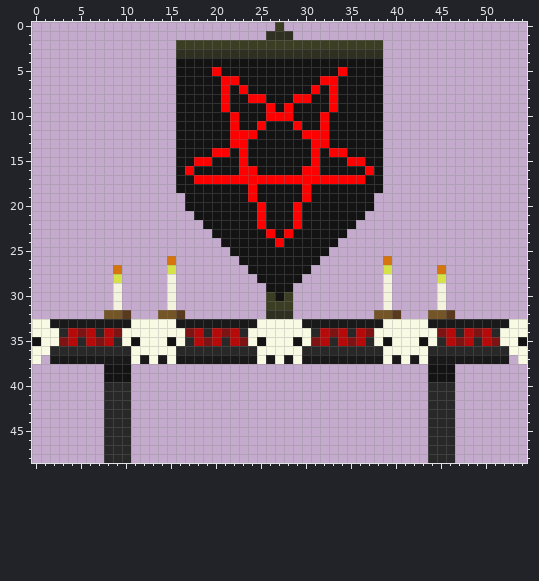
Pixel-art sprite, stored at fortgame/Assets/Art/demon_altar.png. Above, as it was before the edit.
The file is 55x49 pixels. Colours within 5 levels of each other are drawn and written as one.
The same view after the edit:
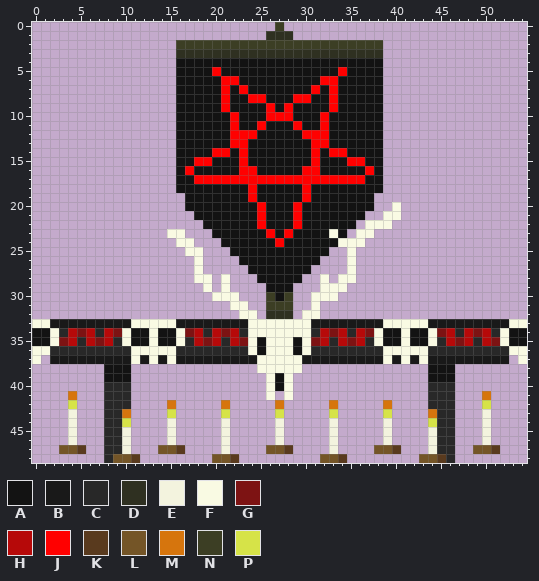
Palette (. is transparent): A #131313  B #191919  C #282828  D #2f3021  E #f3f3de  F #f9fae3  G #7d1313  H #b60909  J #ff0000  K #593a1e  L #745527  M #d6750d  N #3c3e24  P #d6e348
From old to new:
Changed rows in their new state; - is an unchanged pixel.
first column x 0:
20 ----------------------------------------F--------------
21 ---------------------------------------FF--------------
22 -------------------------------------FFF---------------
23 ---------------FF----------------F--FF-----------------
24 ----------------FF----------------FFF------------------
25 -----------------FF----------------F-------------------
26 ---------------.--F----------------F---.---------------
27 ---------.-----.--F----------------F---.-----.---------
28 ---------.-----.--FF-F----------F-FF---.-----.---------
29 ---------.-----.---F-F----------FFF----.-----.---------
30 ---------.-----.----FFF--------FFF-----.-----.---------
31 ---------.-----.------FF-------F-------.-----.---------
32 --------...---...------FF-----FF------...---...--------
33 ------------------------F-----F------------------------
34 AA---------AA-AA-----------------------AA-AA---------AA
35 -A----------A-A-------------------------A-A----------A-
36 ------------------------FA---AF------------------------
37 --------------------------F-F--------------------------
38 -------------------------FFFFF-------------------------
39 --------------------------FAF--------------------------
40 --------------------------FAF--------------------------
41 ----M---------------------F-F---------------------M----
42 ----P----------M-----M-----M-----M-----M----------P----
43 ----E-----M----P-----P-----P-----P-----P----M-----E----
44 ----E-----P----E-----E-----E-----E-----E----P-----E----
45 ----E-----E----E-----E-----E-----E-----E----E-----E----
46 ----E-----E----E-----E-----E-----E-----E----E-----E----
47 ---LLK----E---LLK----E----LLK----E----LLK---E----LLK---
48 ---------LLK--------LLK---------LLK--------LLK---------
